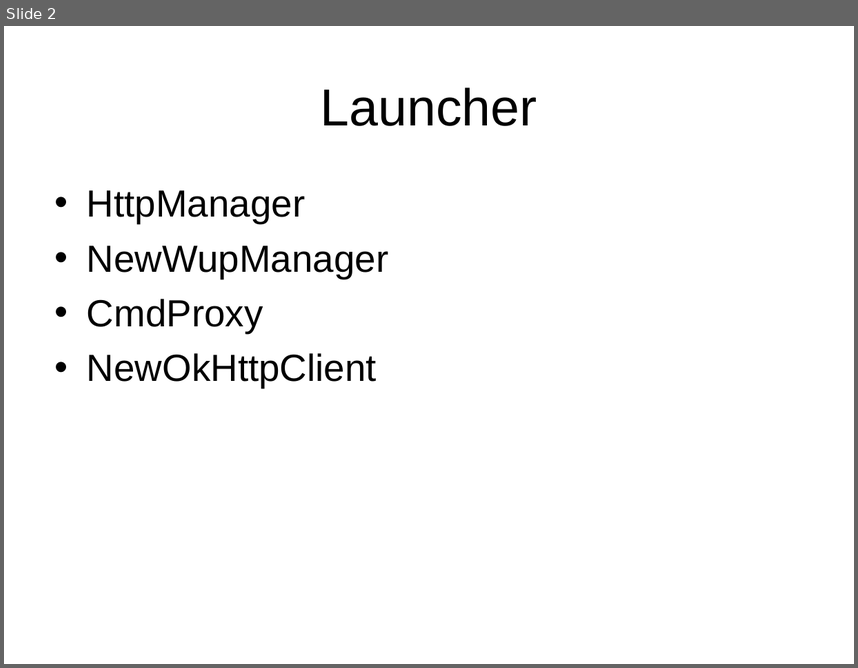
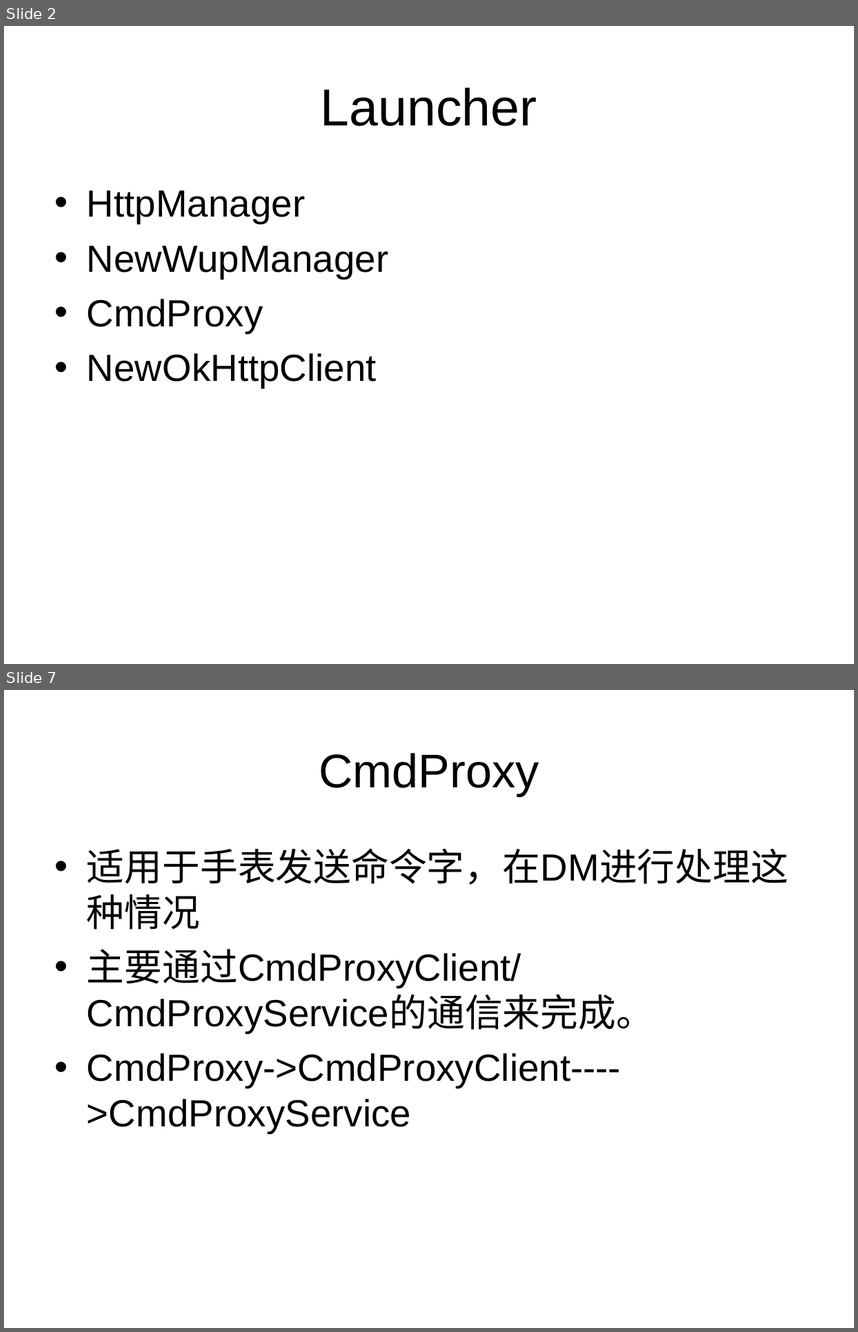
Before and after one commit to bradenwu/HttpFramework, a slide deck: doc/独立通信HttpFramework.ppt. Shown one above the other, each under a label of ours: slide 2 before the commit, slides 2 and 7 after it; the slides between them are not shown. The pictures are 858x668 and 858x1332 pixels, drawn with LibreOffice and Linux fonts; fonts in the diff are those of the drawing. Boxes give left, top, right and bottom in pixels: in the first picture for what was removed or moved away, otherwise in the second. Text is boxed around its words. In the diff, an @@ line names an element or a change of style, - is before the commit and + after.

```diff
--- a/doc/独立通信HttpFramework.ppt
+++ b/doc/独立通信HttpFramework.ppt
@@ slide 7 added at (4,690,854,1328), background #FFFFFF @@
@@ title added at (319,753,539,796), 40 pt, text #000000 @@
+CmdProxy
@@ text added at (87,848,789,1133), 32 pt, text #000000 @@
+• 适用于手表发送命令字，在DM进行处理这种情况
+• 主要通过CmdProxyClient/CmdProxyService的通信来完成。
+• CmdProxy->CmdProxyClient---->CmdProxyService
```
Also in this commit, not shown: 8 other slides added, 5 slides removed, 2 other files.
